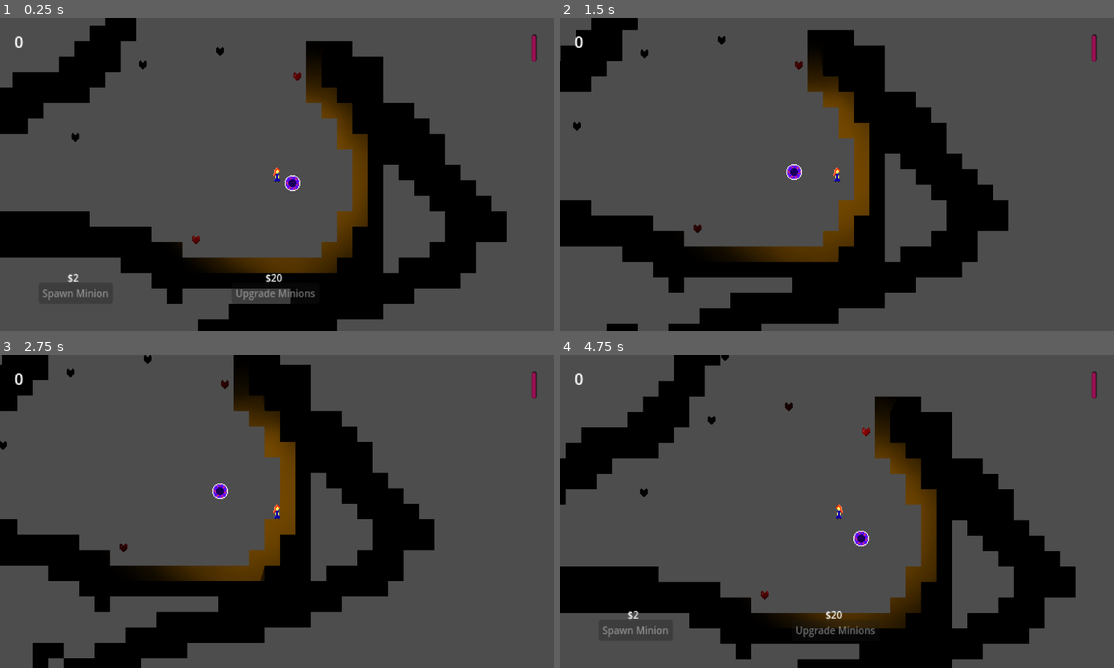
Above: before the commit, frames 1-4 (two rows, left to right).
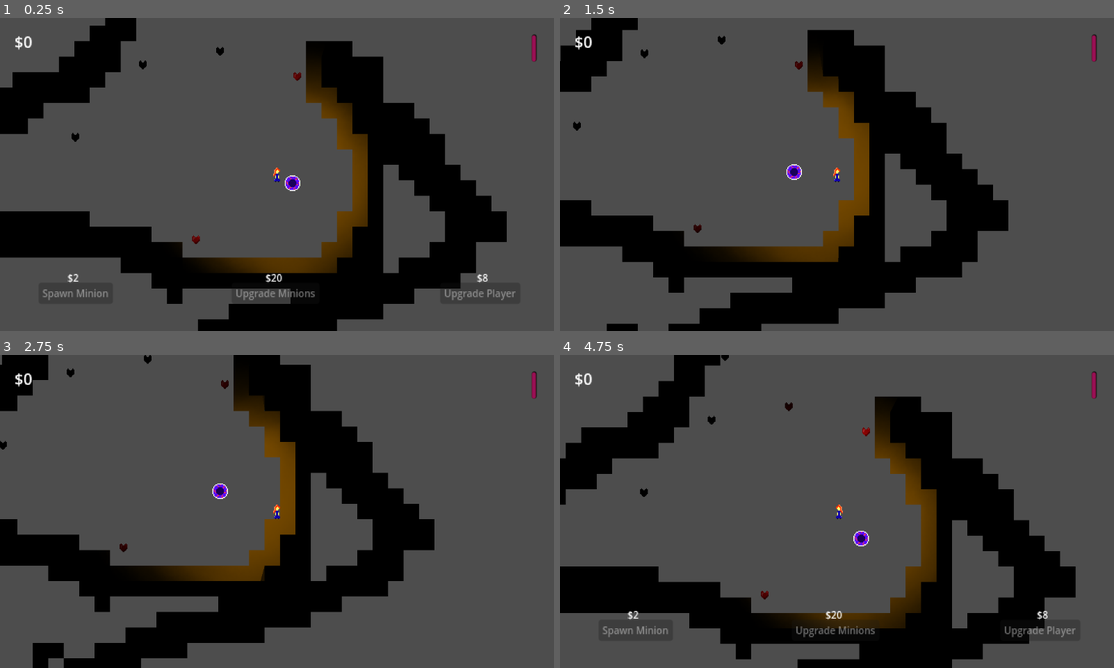
Above: after the commit, the same moments.

Repository: ConnorChow/LudumDare2024
Game: Godot game, scene res://Scenes/World.tscn
Same seed, same stepped clock (60 frames per second), same inputs: the game is played once before the commit and once after it.
Inputs:
- Up to frame 1 (0.25 s): no input
- Up to frame 2 (1.5 s): tap Enter at 0.5 s; hold Right (right) 0.53-1.28 s; tap E (grab) at 0.6 s; hold Down (down) from 1.28 s (still down); tap B (recall) at 1.35 s
- Up to frame 3 (2.75 s): release Down (down) at 2.03 s; hold Right (right) from 2.03 s (still down); tap E (grab) at 2.1 s
- Up to frame 4 (4.75 s): tap Space at 2.75 s; release Right (right) at 2.78 s; hold Up (up) 2.78-3.53 s; tap B (recall) at 2.85, 4.35 s; hold Left (left) from 3.53 s (still down); tap E (grab) at 3.6 s

The runs differ from the first frame. In frame 1, 0.2% of the frame differs, in the area x 2-94%, y 5-91%; in frame 2, less than 0.1%; in frame 3, less than 0.1%; in frame 4, 0.3%.

Commit message:
another button

Diff:
--- a/Player/CurrencyCount.gd
+++ b/Player/CurrencyCount.gd
@@ -5,3 +5,5 @@
 var curCost : int = 2
 
 var unitUpgradeCost : int = 20
+
+var playerUpgradeCost : int =8
--- a/Player/Player.gd
+++ b/Player/Player.gd
@@ -29,6 +29,9 @@
 #buy unit upgrades
 @onready var cur_upgrade_label = $UiNodes/buyMenu/curUpgradeLabel
 @onready var buy_upgrade = $UiNodes/buyMenu/buyUpgrade
+#buy player upgrades
+@onready var cur_player_label = $UiNodes/buyMenu/curPlayerLabel
+@onready var buy_player = $UiNodes/buyMenu/buyPlayer
 
 
 
@@ -133,7 +136,7 @@
 
 
 func updateCur():
-	money.set_text(str(CurrencyCount.currency))
+	money.set_text("$" +str(CurrencyCount.currency))
 	heldObject = null
 	modMaxSpeed = maxSpeed
 	modSpeed = speed
@@ -144,11 +147,15 @@
 	elif CurrencyCount.unitUpgradeCost <= CurrencyCount.currency:
 		buy_upgrade.set_disabled(false)
 
-
 	if CurrencyCount.curCost > CurrencyCount.currency:
 		buy_minion.set_disabled(true)
 	elif CurrencyCount.curCost <= CurrencyCount.currency:
 		buy_minion.set_disabled(false)
+
+	if CurrencyCount.playerUpgradeCost > CurrencyCount.currency:
+		buy_player.set_disabled(true)
+	elif CurrencyCount.playerUpgradeCost <= CurrencyCount.currency:
+		buy_player.set_disabled(false)
 
 
 
@@ -199,3 +206,15 @@
 	CurrencyCount.unitUpgradeCost = floor(CurrencyCount.unitUpgradeCost * 1.5)
 	cur_upgrade_label.set_text("$" + str(CurrencyCount.unitUpgradeCost))
 	updateCur()
+
+
+
+func _on_buy_player_pressed():
+	#upgrade player
+	CurrencyCount.currency -= CurrencyCount.playerUpgradeCost
+	#Same deal, these should be flat costs, that have set values based on the
+	#specific upgrade. I don't think we need to scale these based on the players
+	#current units? Testing needed though obv
+	CurrencyCount.playerUpgradeCost = floor(CurrencyCount.playerUpgradeCost * 1.5)
+	cur_upgrade_label.set_text("$" + str(CurrencyCount.playerUpgradeCost))
+	pass # Replace with function body.
--- a/Player/Player.tscn
+++ b/Player/Player.tscn
@@ -92,7 +92,7 @@
 offset_top = 610.0
 offset_right = 1022.0
 offset_bottom = 633.0
-text = "0"
+text = "$0"
 
 [node name="healthBar" type="ProgressBar" parent="UiNodes"]
 use_parent_material = true
@@ -161,6 +161,29 @@
 disabled = true
 text = "Upgrade Minions"
 
+[node name="curPlayerLabel" type="Label" parent="UiNodes/buyMenu"]
+use_parent_material = true
+layout_mode = 0
+offset_left = 1427.0
+offset_top = 868.0
+offset_right = 1467.0
+offset_bottom = 891.0
+theme_override_font_sizes/font_size = 10
+text = "$8"
+horizontal_alignment = 1
+vertical_alignment = 1
+
+[node name="buyPlayer" type="Button" parent="UiNodes/buyMenu"]
+use_parent_material = true
+layout_mode = 0
+offset_left = 1403.0
+offset_top = 884.0
+offset_right = 1486.0
+offset_bottom = 906.0
+theme_override_font_sizes/font_size = 10
+disabled = true
+text = "Upgrade Player"
+
 [node name="grabBox" type="Area2D" parent="."]
 position = Vector2(-1, 0)
 rotation = 0.0377486
@@ -186,5 +209,6 @@
 [connection signal="timeout" from="UiNodes/hitBox/hitTimer" to="." method="_on_hit_timer_timeout"]
 [connection signal="pressed" from="UiNodes/buyMenu/buyMinion" to="." method="_on_buy_minion_pressed"]
 [connection signal="pressed" from="UiNodes/buyMenu/buyUpgrade" to="." method="_on_buy_upgrade_pressed"]
+[connection signal="pressed" from="UiNodes/buyMenu/buyPlayer" to="." method="_on_buy_player_pressed"]
 [connection signal="timeout" from="grabTimer" to="." method="_on_grab_timer_timeout"]
 [connection signal="timeout" from="recallTimer" to="." method="_on_recall_timer_timeout"]
